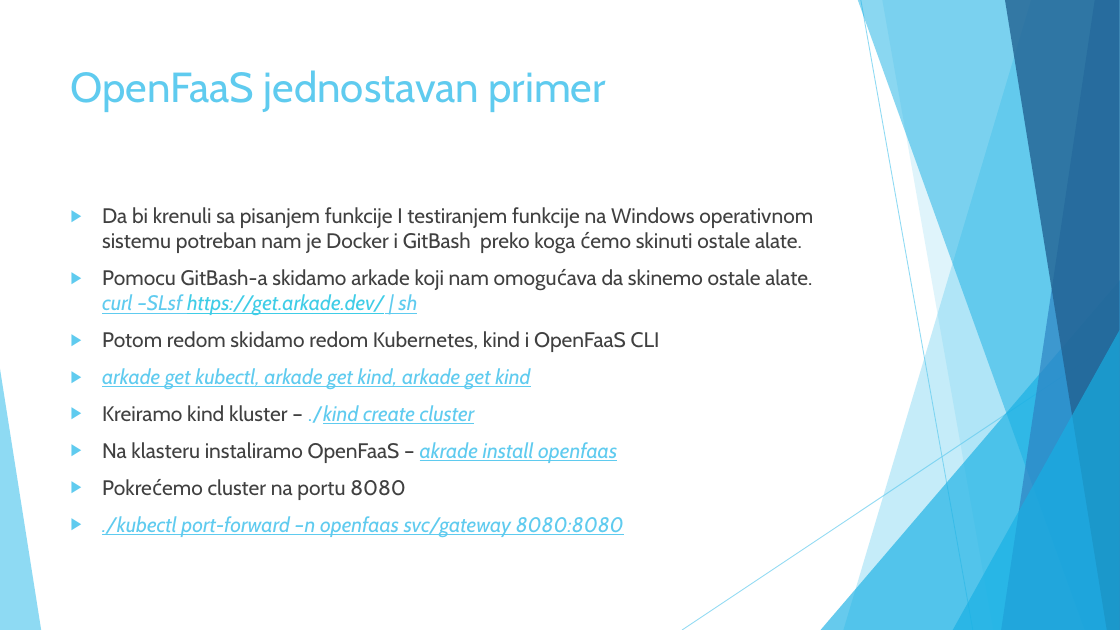
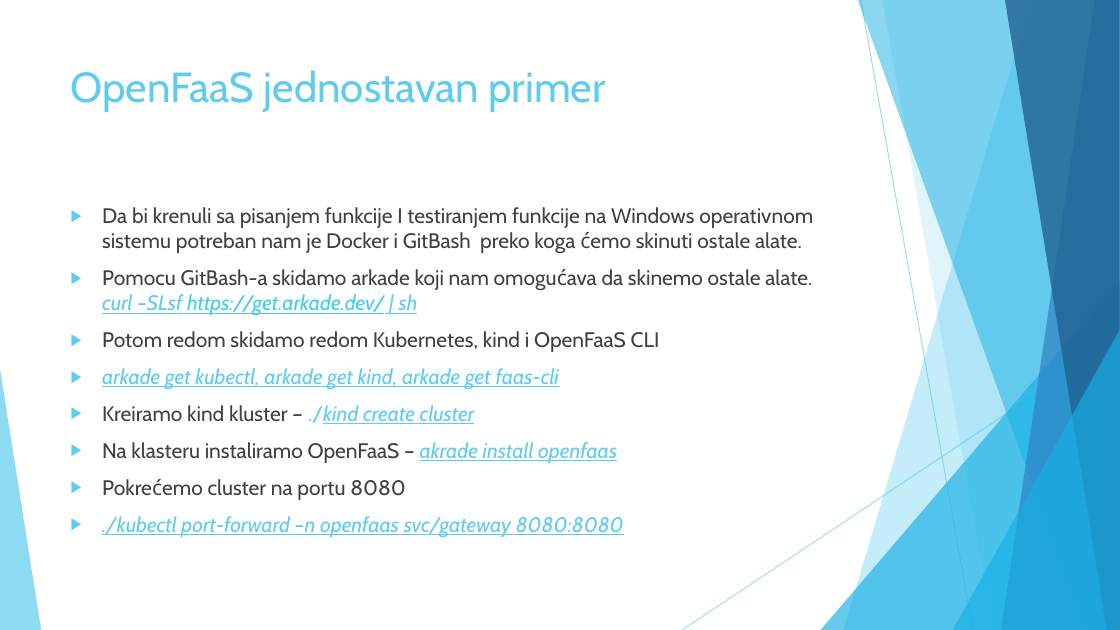
Before and after one commit to SlavkoPetrovic/SOA-Projekat, a slide deck: slide 14 of Seminarski/Prezentacija/OpenFaaS.pptx. Drawn at 1120x630 pixels with LibreOffice and Linux fonts; fonts in the diff are those of the drawing. Boxes give left, top, right and bottom in pixels: in the first picture for what was removed or moved away, otherwise in the second. Text is boxed around its words. In the diff, an @@ line names an element or a change of style, - is before the commit and + after.

```diff
--- a/Seminarski/Prezentacija/OpenFaaS.pptx
+++ b/Seminarski/Prezentacija/OpenFaaS.pptx
@@ text at <box>102,368,559,389</box>: text changed @@
-▶ arkade get kubectl, arkade get kind, arkade get kind
+▶ arkade get kubectl, arkade get kind, arkade get faas-cli
```
Also in this commit, not shown: 5 other slides changed, 1 other file.
